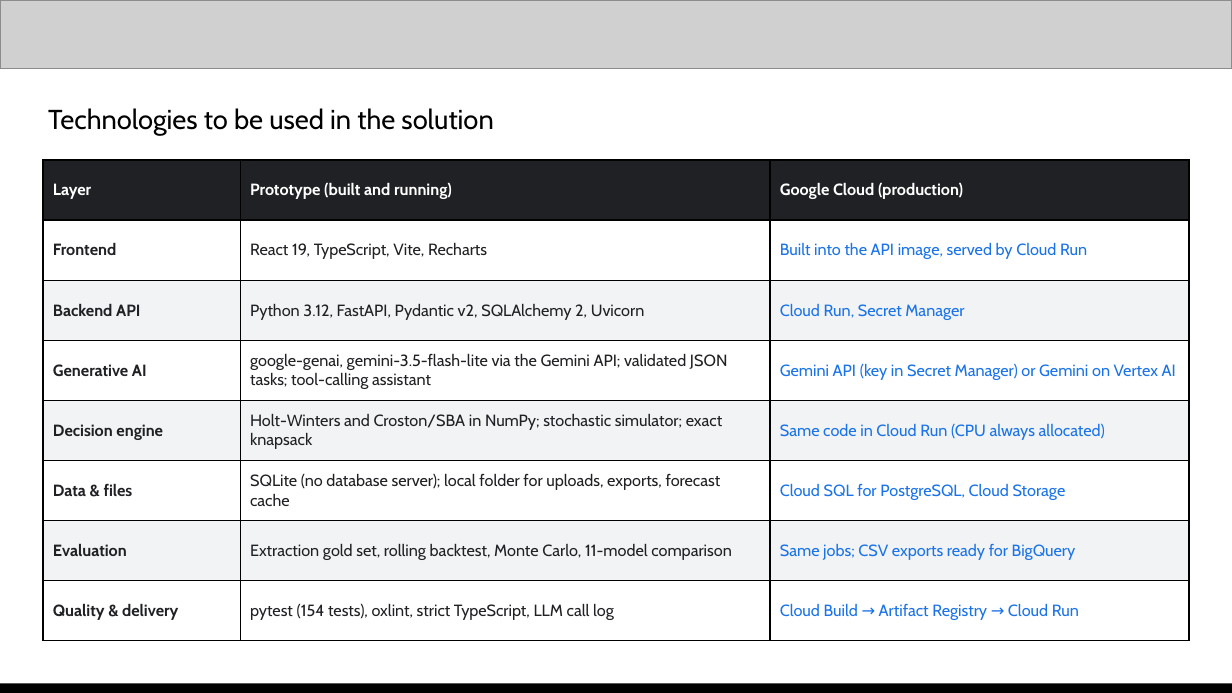
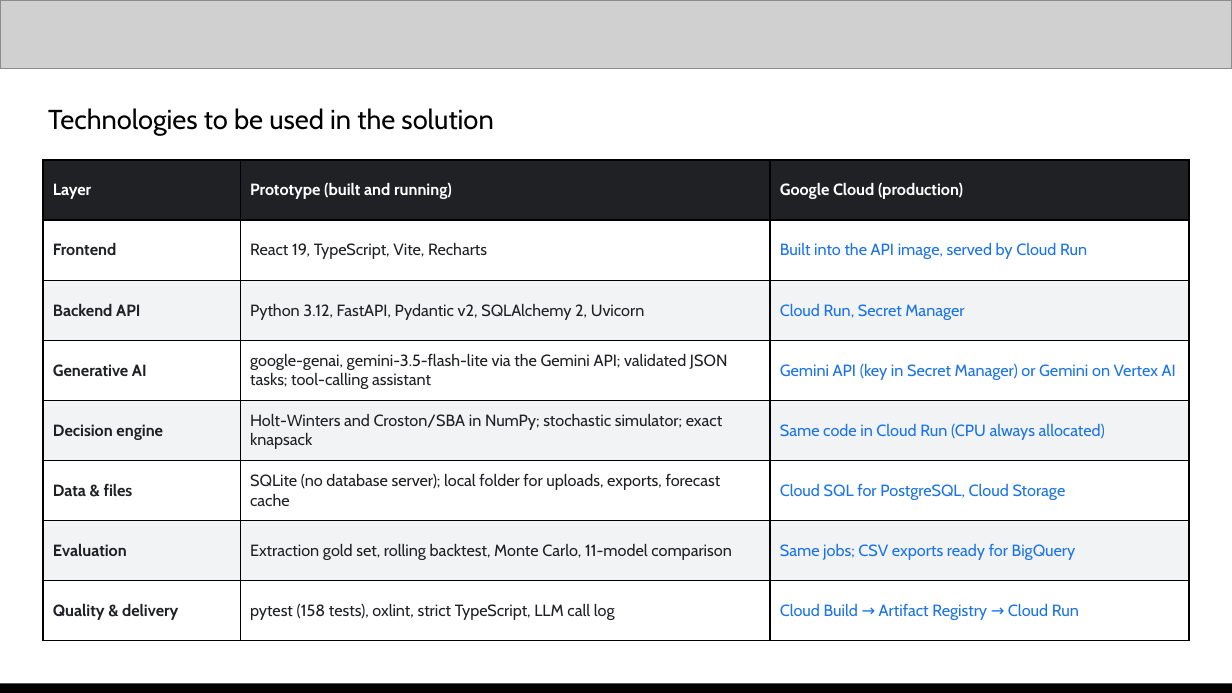
Before and after one commit to Xhahat/inventory-rescue, a slide deck: slide 8 of docs/Inventory_Rescue_AI_Builder_Cup.pptx. Drawn at 1232x693 pixels with LibreOffice and Linux fonts; fonts in the diff are those of the drawing; grey boxes stand for pictures. Boxes give left, top, right and bottom in pixels: in the first picture for what was removed or moved away, otherwise in the second. Text is boxed around its words. In the diff, an @@ line names an element or a change of style, - is before the commit and + after.

```diff
--- a/docs/Inventory_Rescue_AI_Builder_Cup.pptx
+++ b/docs/Inventory_Rescue_AI_Builder_Cup.pptx
@@ table at [43,160,1189,641] @@
-row 8, column 2: pytest (154 tests), oxlint, strict TypeScript, LLM call log
+row 8, column 2: pytest (158 tests), oxlint, strict TypeScript, LLM call log
```
Also in this commit, not shown: 2 other slides changed, 16 other files.
